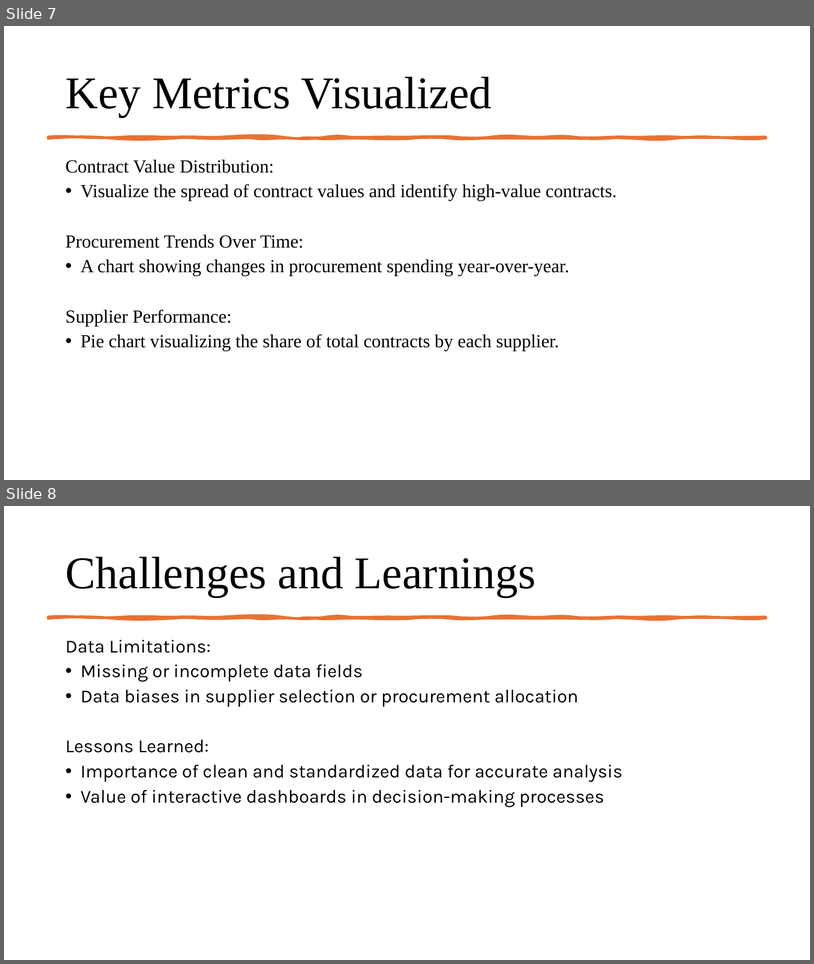
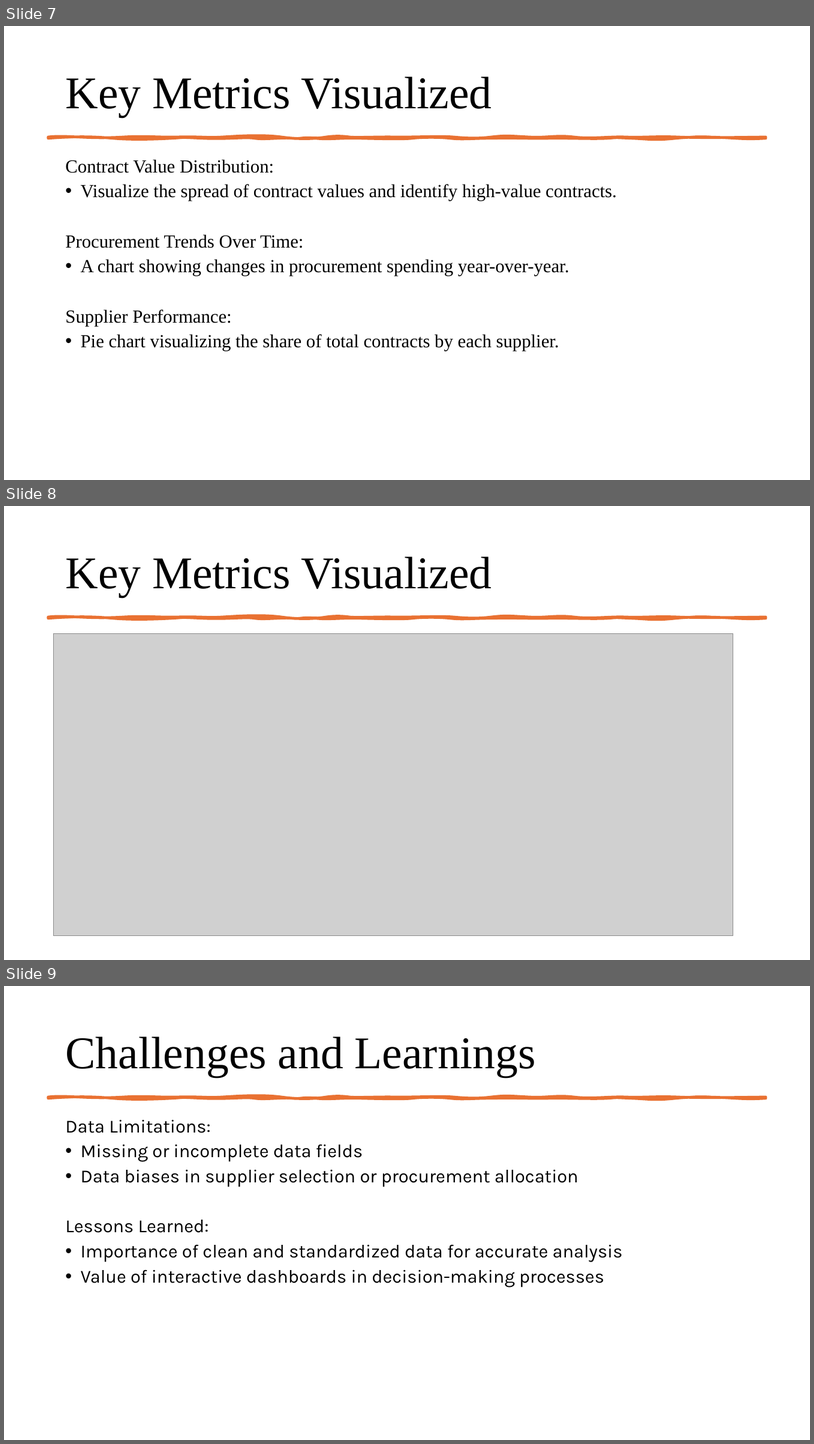
Before and after one commit to LeninPrakash/Procurement-Dashboard, a slide deck: Presentation.pptx. Shown one above the other, each under a label of ours: slides 7 and 8 before the commit, slides 7, 8 and 9 after it. The pictures are 814x964 and 814x1444 pixels, drawn with LibreOffice and Linux fonts; fonts in the diff are those of the drawing; grey boxes stand for pictures. Boxes give left, top, right and bottom in pixels: in the first picture for what was removed or moved away, otherwise in the second. Text is boxed around its words. In the diff, an @@ line names an element or a change of style, - is before the commit and + after.

```diff
--- a/Presentation.pptx
+++ b/Presentation.pptx
@@ slide 8 added at [4, 506, 810, 960], background #FFFFFF @@
@@ title added at [65, 556, 492, 597], 54 pt, text #000000 @@
+Key Metrics Visualized
@@ freeform shape added at [48, 617, 766, 618], fill #E97132, outline #E97132 3.25 pt @@
@@ picture added at [54, 634, 733, 936] @@
@@ what was slide 8 is now slide 9 @@
```
